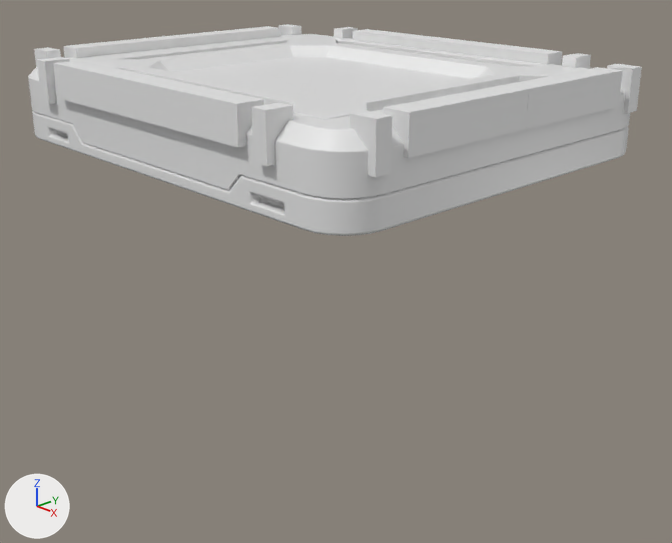
One commit to the Blender file ScifiCrate_Intro.blend: the scene before it, then after it.
Rendered twice from a 50 mm camera at (4.5, -4.08, 3.09) aimed at (0.16, 0.0, 0.83). The axes (+X, +Y, +Z) are drawn at lower left. The lights are the same throughout.

In view in the first picture: 'Crate_Lid_Bottom', 'Crate_Plastic', 'Cube.001', 'Cube.002'.
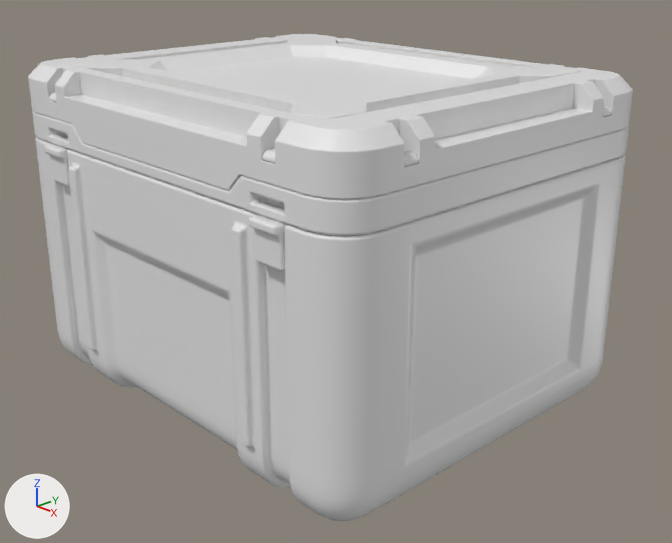
Commit message: added more boolean to the plastic part

Changed parts and their boxes [x1, y1, x2, y2] in the pictures (672 x 543 px):
```json
{"object": "Crate_Bottom", "change": "shown", "after": [35, 137, 625, 521]}
{"object": "Cube.002", "change": "deleted", "before": [34, 24, 642, 177]}
{"object": "Cube.001", "change": "deleted", "before": [37, 27, 591, 166]}
{"object": "Crate_Latch", "change": "shown", "after": [44, 144, 287, 271]}
{"object": "Crate_Plastic.001", "change": "added", "after": [49, 92, 612, 167]}
{"part": 1, "of": "me_cube_004", "change": "built on", "before": [36, 34, 625, 183], "after": [35, 34, 633, 183]}
```

Scene script edits in JSON lines:
```json
{"block": "me_cube_004", "where": "# used by ob_crate_plastic; location = (0.0, 0.0, 1.0)"}
{"op": "remove", "block": "me_cube_004", "code": "me_cube_004.from_pydata(...)  # 86 vertices, 51 faces; spans x 0.0..1.6, y -1.31..0.0, z 0.79..1.2"}
{"op": "add", "block": "me_cube_004", "code": "me_cube_004.from_pydata(...)  # 406 vertices, 268 faces; spans x -1.6..1.6, y -1.31..1.31, z 0.79..1.2"}
{"block": "me_cube_004", "change": "me_cube_004 part 1: 4 vertices removed from x 0.0..1.6, y -1.31..0.0, z 1.11..1.19; 324 vertices added at x -1.6..1.6, y -1.31..1.31, z 0.79..1.2"}
{"op": "add", "block": "me_cube_005_1", "code": ["me_cube_005_1 = bpy.data.meshes.new('Cube.005')", "me_cube_005_1.from_pydata(...)  # 80 vertices, 56 faces; spans x -1.6..1.6, y -1.31..1.31, z 0.99..1.04", "me_cube_005_1.materials.append(mat_material)  # white #e7e7e7"]}
{"op": "remove", "block": "ob_cube_001", "code": ["ob_cube_001 = bpy.data.objects.new('Cube.001', me_cube_006)", "ob_cube_001.location = (0.0, 0.0, 0.0)", "_m = ob_cube_001.modifiers.new('Mirror', 'MIRROR')", "_m.use_axis = (True, True, False)", "_m.mirror_object = ob_a_mirror"]}
{"op": "remove", "block": "ob_cube_002", "code": ["ob_cube_002 = bpy.data.objects.new('Cube.002', me_cube_007)", "ob_cube_002.location = (0.265, 0.0, 0.0)", "ob_cube_002.rotation_euler = (0.0, 0.0, 1.571)  # degrees (0, 0, 90)", "_m = ob_cube_002.modifiers.new('Mirror', 'MIRROR')", "_m.use_axis = (True, True, False)", "_m.mirror_object = ob_a_mirror"]}
{"op": "remove", "block": "ob_crate_plastic", "code": "_m = ob_crate_plastic.modifiers.new('Mirror', 'MIRROR')"}
{"op": "remove", "block": "ob_crate_plastic", "code": "_m.use_axis = (True, True, False)"}
{"op": "remove", "block": "ob_crate_plastic", "code": "_m.use_clip = True"}
{"op": "remove", "block": "ob_crate_plastic", "code": "_m.mirror_object = ob_a_mirror"}
{"op": "remove", "block": "ob_crate_plastic", "code": "_m = ob_crate_plastic.modifiers.new('Boolean', 'BOOLEAN')"}
{"op": "remove", "block": "ob_crate_plastic", "code": "_m.object = ob_cube_001"}
{"op": "remove", "block": "ob_crate_bottom", "code": "ob_crate_bottom.hide_set(True)  # its collection is switched off"}
{"op": "remove", "block": "ob_crate_latch", "code": "ob_crate_latch.hide_set(True)  # its collection is switched off"}
{"op": "add", "block": "ob_crate_plastic_001", "code": ["ob_crate_plastic_001 = bpy.data.objects.new('Crate_Plastic.001', me_cube_005_1)", "ob_crate_plastic_001.location = (0.0, 0.0, 1.0)", "_m = ob_crate_plastic_001.modifiers.new('Bevel', 'BEVEL')", "_m.width = 0.021", "_m.width_pct = 0.021", "_m.segments = 3", "_m.harden_normals = True"]}
```
